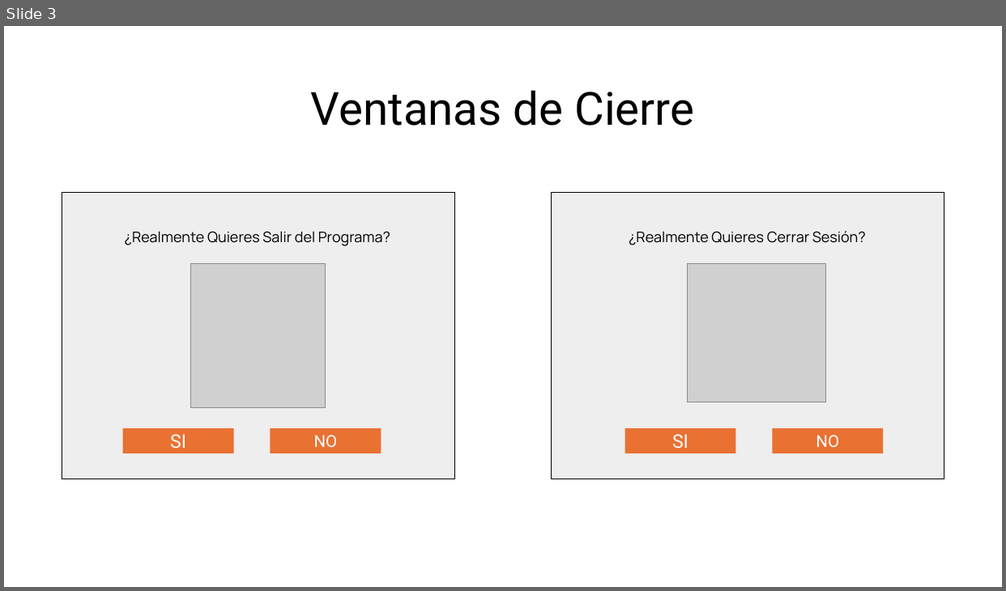
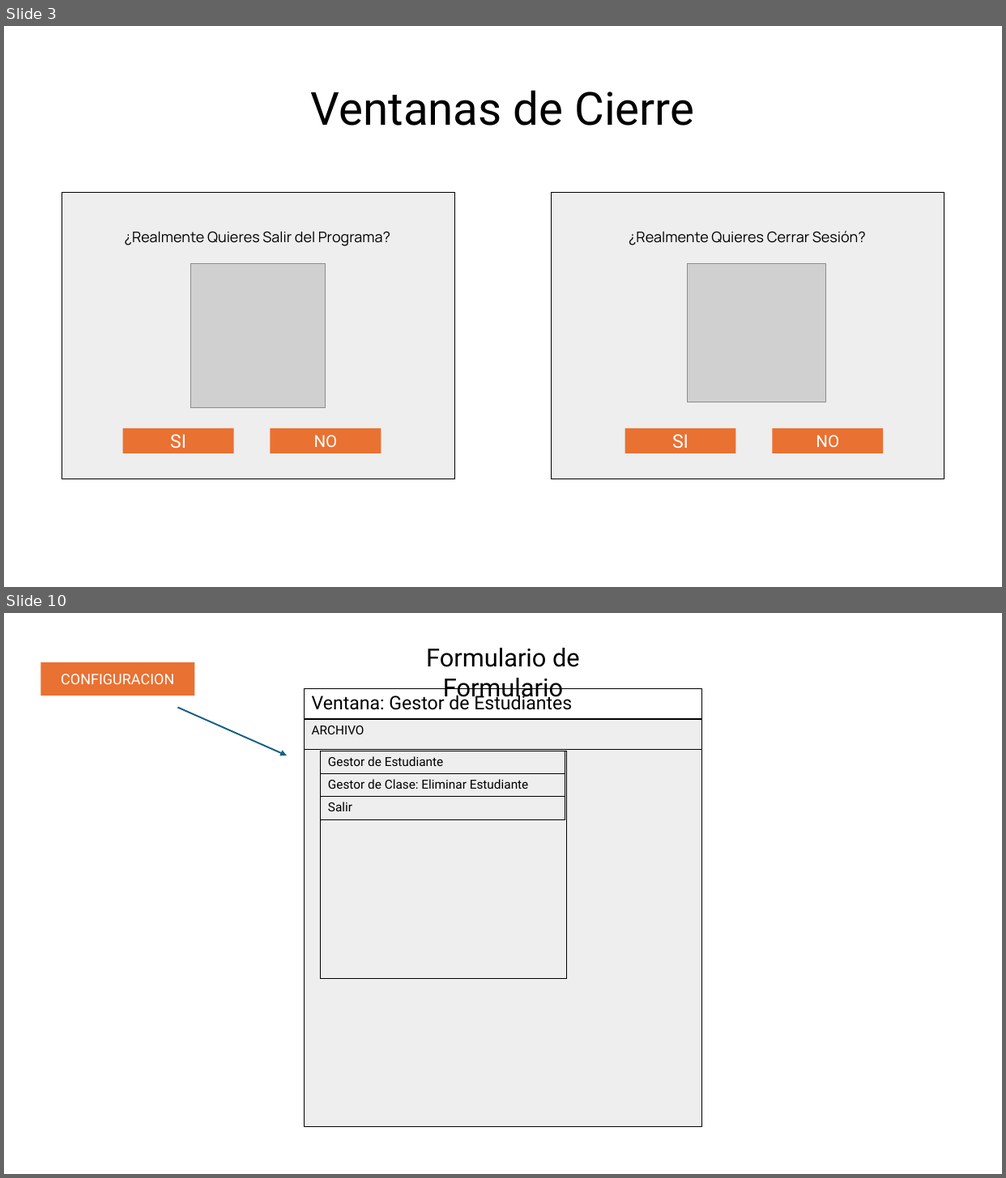
Before and after one commit to cotanol/ProyectoAsistenciaUNFV, a slide deck: GUIDESIGN.pptx. Shown one above the other, each under a label of ours: slide 3 before the commit, slides 3 and 10 after it; the slides between them are not shown. The pictures are 1006x591 and 1006x1178 pixels, drawn with LibreOffice and Linux fonts; fonts in the diff are those of the drawing; grey boxes stand for pictures. Boxes give left, top, right and bottom in pixels: in the first picture for what was removed or moved away, otherwise in the second. Text is boxed around its words. In the diff, an @@ line names an element or a change of style, - is before the commit and + after.

```diff
--- a/GUIDESIGN.pptx
+++ b/GUIDESIGN.pptx
@@ slide 10 added at (4, 613, 1002, 1174), background #FFFFFF @@
@@ text added at (426, 648, 580, 704), 24 pt, text #000000 @@
+Formulario de Formulario
@@ rectangle added at (40, 662, 195, 696), fill #E97132, 14 pt, text #FFFFFF @@
+CONFIGURACION
@@ arrow added from (177, 707) to (287, 756), #156082 1.5 pt @@
@@ table added at (305, 689, 702, 750), 2 rows, 1 columns @@
+Ventana: Gestor de Estudiantes
+
@@ rectangle added at (305, 719, 702, 1127), fill #EEEEEE, outline #000000 0.75 pt @@
@@ table added at (305, 719, 702, 750), 1 rows, 1 columns @@
+ARCHIVO
@@ rectangle added at (321, 751, 567, 978), fill #EEEEEE, outline #000000 0.75 pt @@
@@ table added at (321, 751, 565, 820), 3 rows, 1 columns @@
+Gestor de Estudiante
+Gestor de Clase: Eliminar Estudiante
+Salir
```
Also in this commit, not shown: 7 slides changed, 12 other slides added, 5 slides removed, 11 other files.
